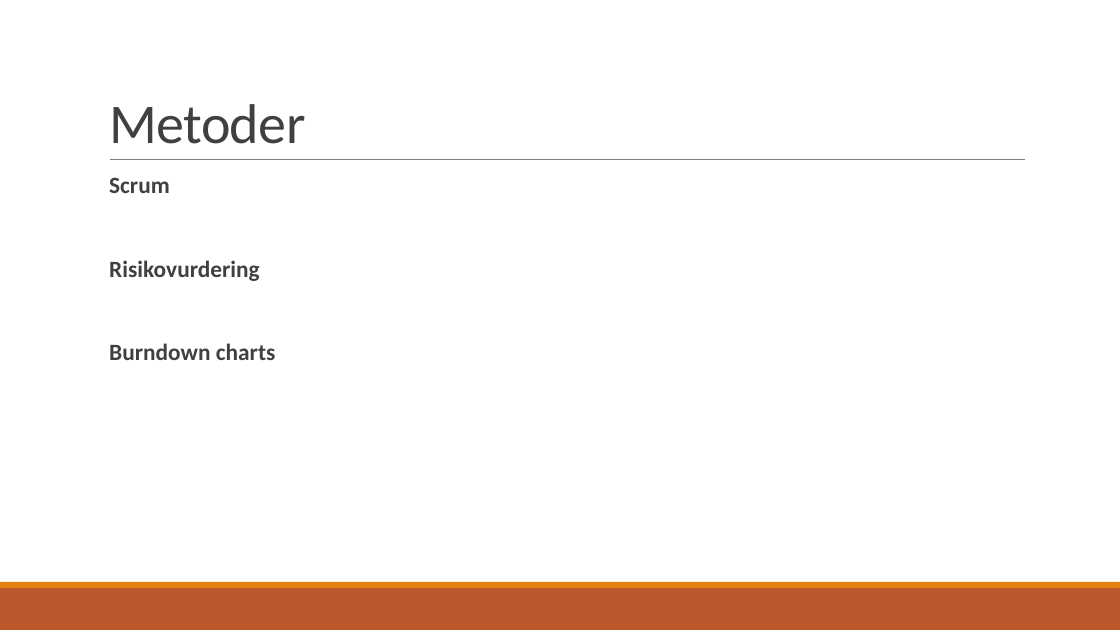
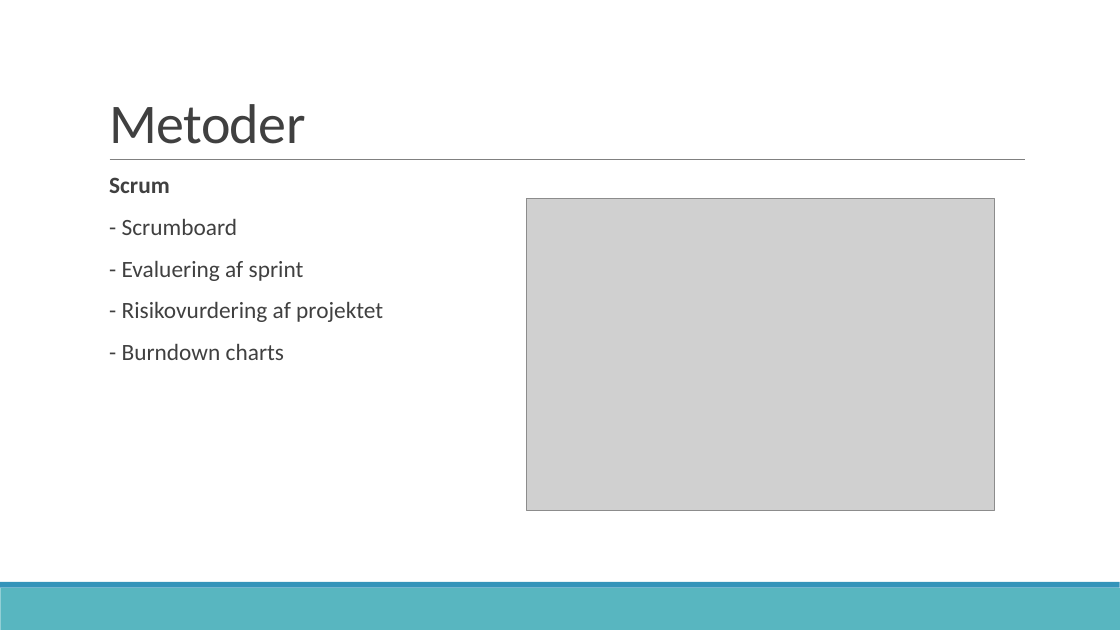
Before and after one commit to zeroregard/Automatic-Sonography, a slide deck: slide 10 of Præsentation_Eksamen.pptx. Drawn at 1120x630 pixels with LibreOffice and Linux fonts; fonts in the diff are those of the drawing; grey boxes stand for pictures. Boxes give left, top, right and bottom in pixels: in the first picture for what was removed or moved away, otherwise in the second. Text is boxed around its words. In the diff, an @@ line names an element or a change of style, - is before the commit and + after.

```diff
--- a/Præsentation_Eksamen.pptx
+++ b/Præsentation_Eksamen.pptx
@@ picture added at [527, 198, 995, 510] @@
@@ text at [122, 219, 383, 360]: text changed; bold off @@
-  Risikovurdering
-  Burndown charts
+  - Scrumboard
+  - Evaluering af sprint
+  - Risikovurdering af projektet
+  - Burndown charts
@@ rectangle at [0, 588, 1120, 630]: fill #BD582C to #58B6C0 @@
@@ rectangle at [0, 582, 1120, 588]: fill #E48312 to #3494BA @@
```
Also in this commit, not shown: 13 other slides changed.
